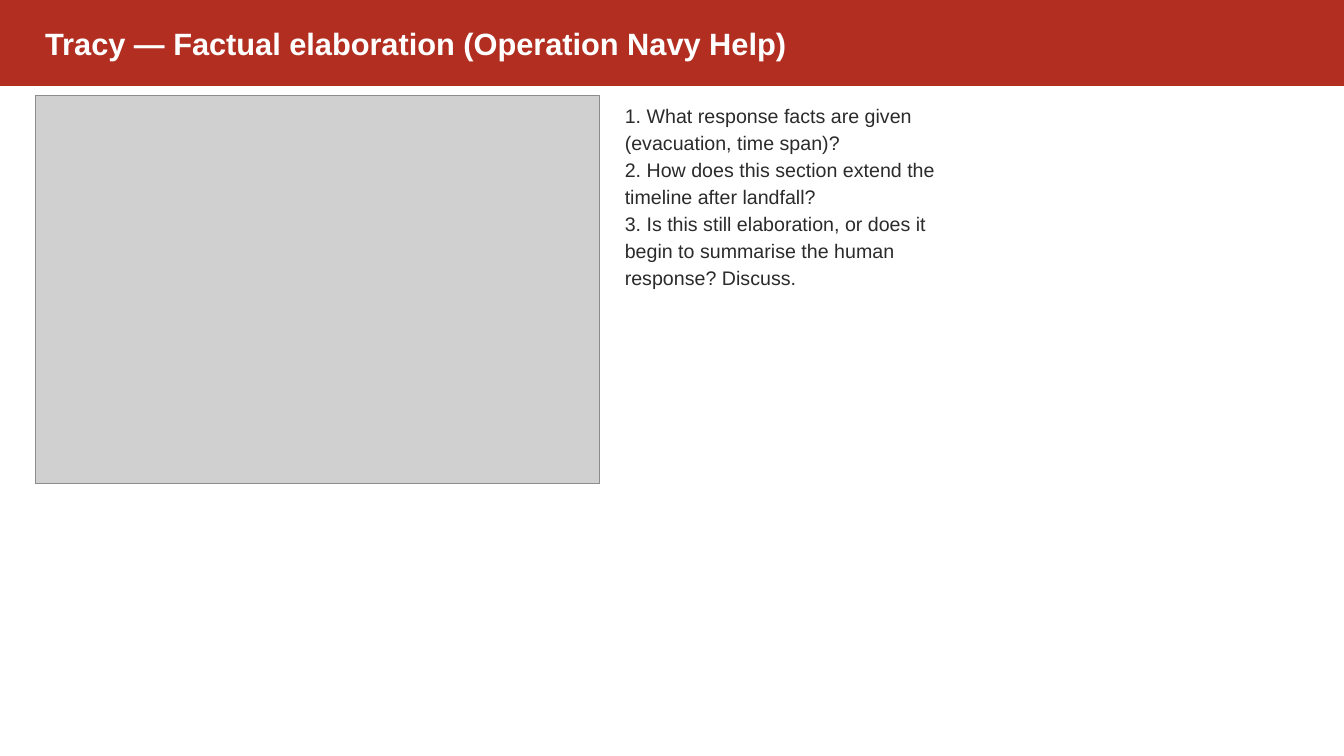
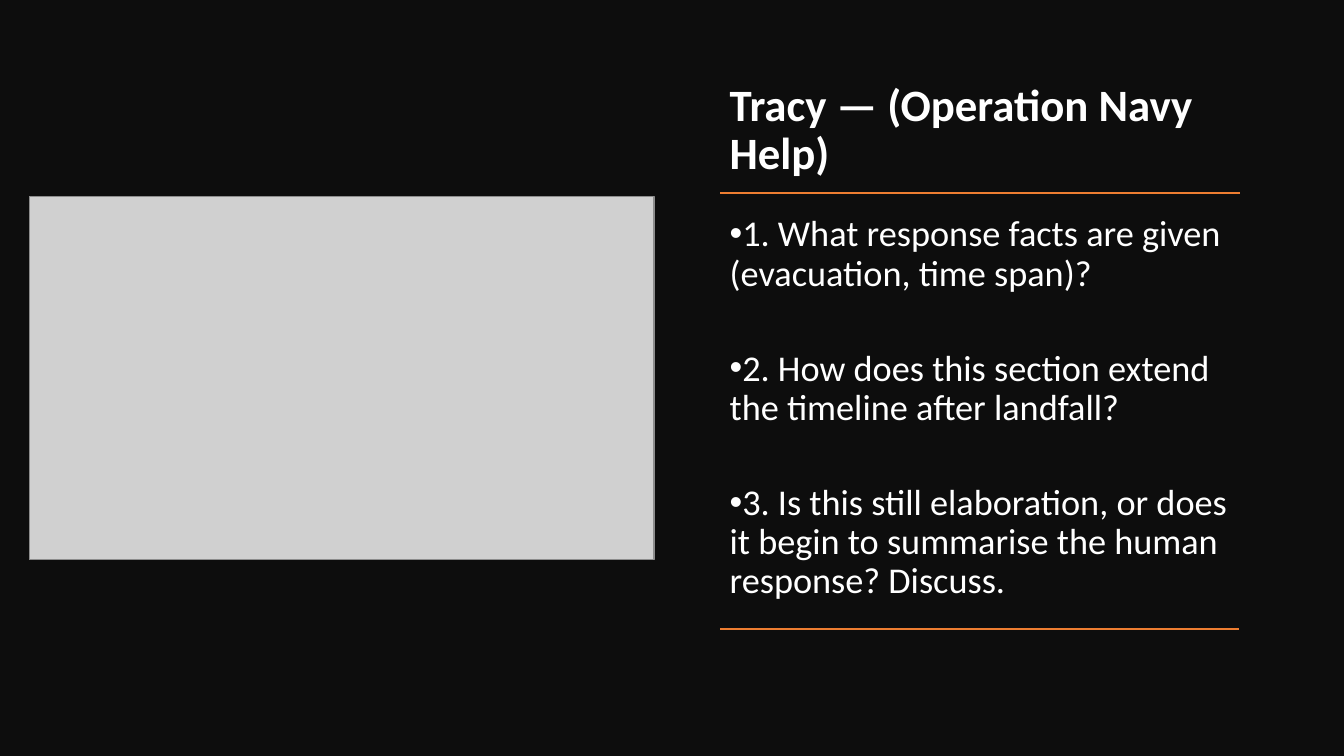
Before and after one commit to dsuth10/Joshua, a slide deck: slide 15 of Units/English/English_Unit_2/Lesson_Plans/Lesson_02_Slides.pptx. Drawn at 1344x756 pixels with LibreOffice and Linux fonts; fonts in the diff are those of the drawing; grey boxes stand for pictures. Boxes give left, top, right and bottom in pixels: in the first picture for what was removed or moved away, otherwise in the second. Text is boxed around its words. In the diff, an @@ line names an element or a change of style, - is before the commit and + after.

```diff
--- a/Units/English/English_Unit_2/Lesson_Plans/Lesson_02_Slides.pptx
+++ b/Units/English/English_Unit_2/Lesson_Plans/Lesson_02_Slides.pptx
@@ rectangle removed at [0,0,1344,86] @@
@@ rectangle added at [0,0,1344,756], fill #0D0D0D @@
@@ text "Tracy — (Operation Navy Help)" at [730,88,1193,176]: vertical alignment middle to bottom @@
@@ text at [730,88,1193,176]: text changed; size 22 to 32 pt; font Arial to Calibri @@
-Tracy — Factual elaboration (Operation Navy Help)
+Tracy — (Operation Navy Help)
@@ picture: place and size @@
-picture at [35,96,600,484]
+picture at [29,197,654,561]
@@ line added from (1240, 193) to (720, 193), #ED7D31 1 pt @@
@@ text "1. What response facts are ...": place and size @@
-text "1. What response facts are ..." at [625,108,934,289]
+text "1. What response facts are ..." at [730,220,1226,599]
@@ text "1. What response facts are ..." at [730,220,1226,599]: size 14 to 25.9 pt, font Arial to Calibri, text colour #2B2B2B to #FFFFFF; bullet none to •; line spacing 1.15 to 0.9; more space between paragraphs @@
@@ line added from (1239, 629) to (720, 629), #ED7D31 1 pt @@
```
Also in this commit, not shown: 16 other slides changed, 1 other file.
